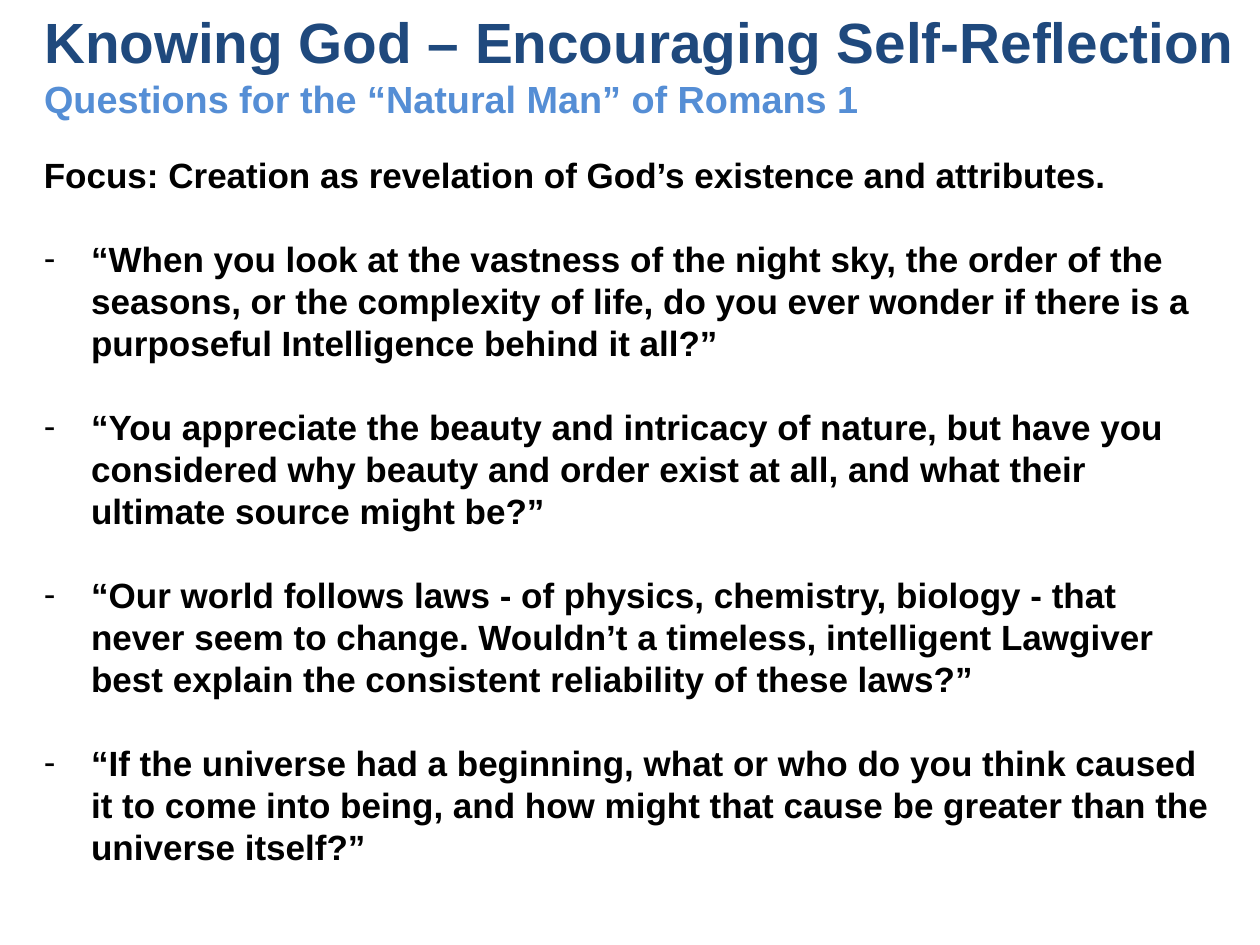
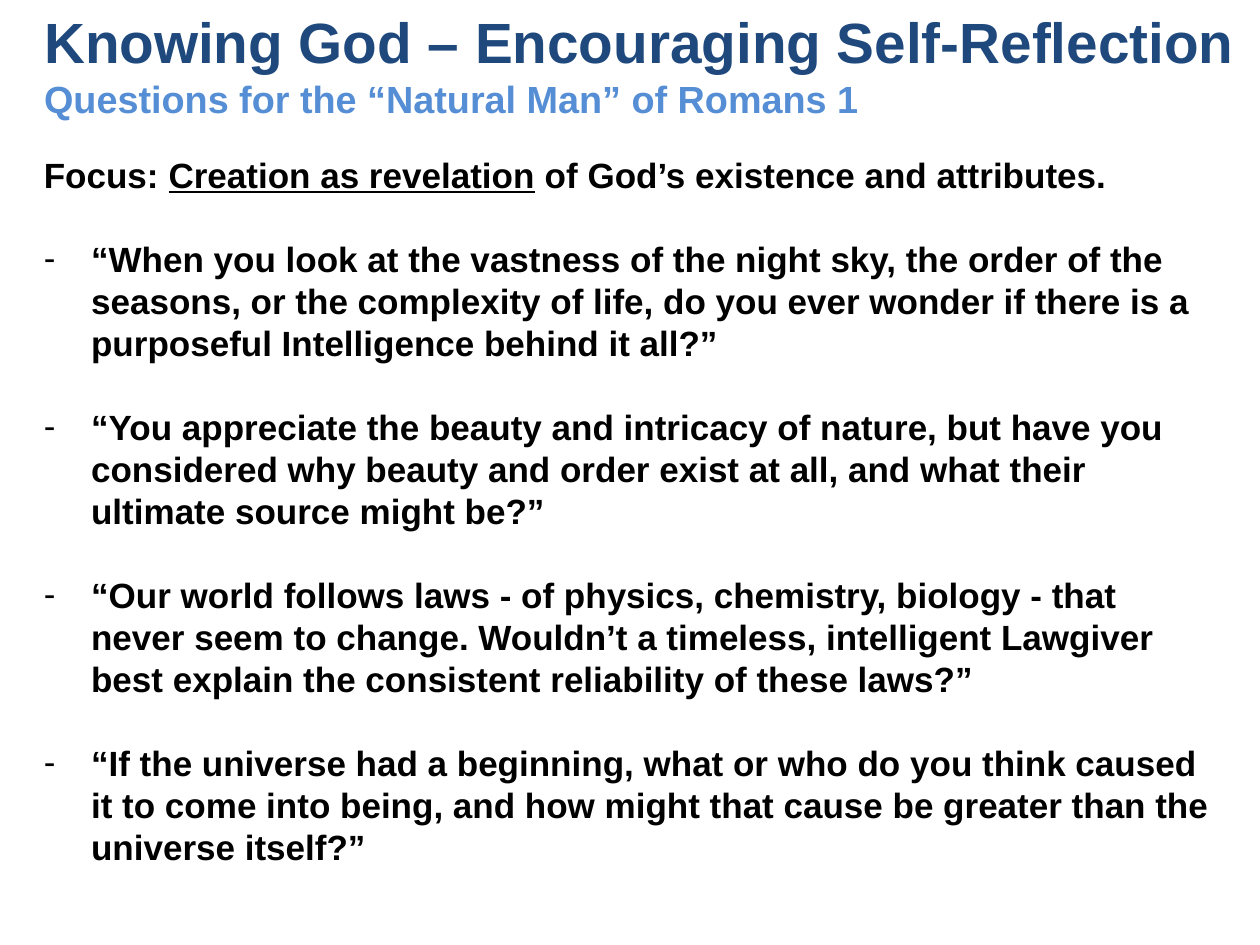
Before and after one commit to UsefulEngines/EvangelismPublic, a slide deck: slide 8 of 2024-Q4/2024-12-15/2024-12-15-Psalms.pptx (slide 6 before the commit). Drawn at 1260x945 pixels with LibreOffice and Linux fonts; fonts in the diff are those of the drawing. Boxes give left, top, right and bottom in pixels: in the first picture for what was removed or moved away, otherwise in the second. Text is boxed around its words. In the diff, an @@ line names an element or a change of style, - is before the commit and + after.

```diff
--- a/2024-Q4/2024-12-15/2024-12-15-Psalms.pptx
+++ b/2024-Q4/2024-12-15/2024-12-15-Psalms.pptx
@@ text at (x1=44, y1=162, x2=1106, y2=193): underline on in "Creation as revelation" @@
```
Also in this commit, not shown: 3 other slides changed, 2 slides added, 1 other file.
